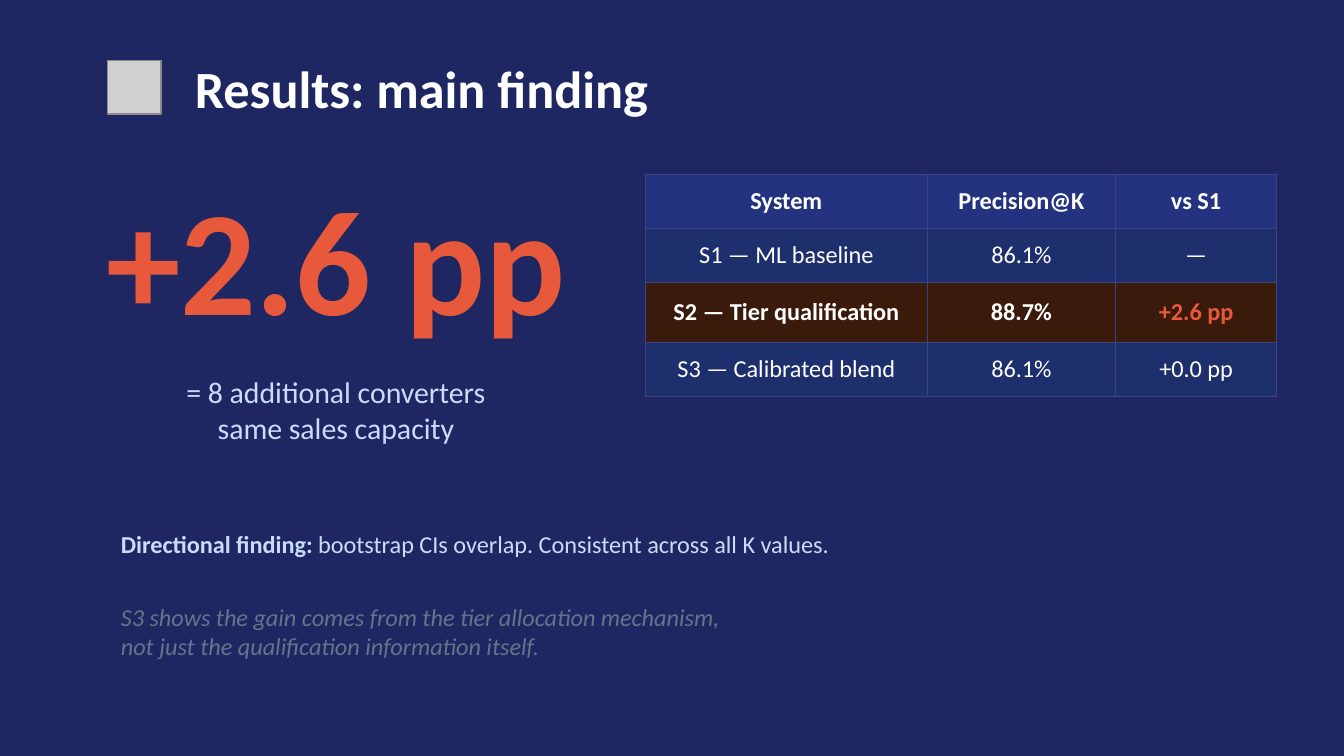
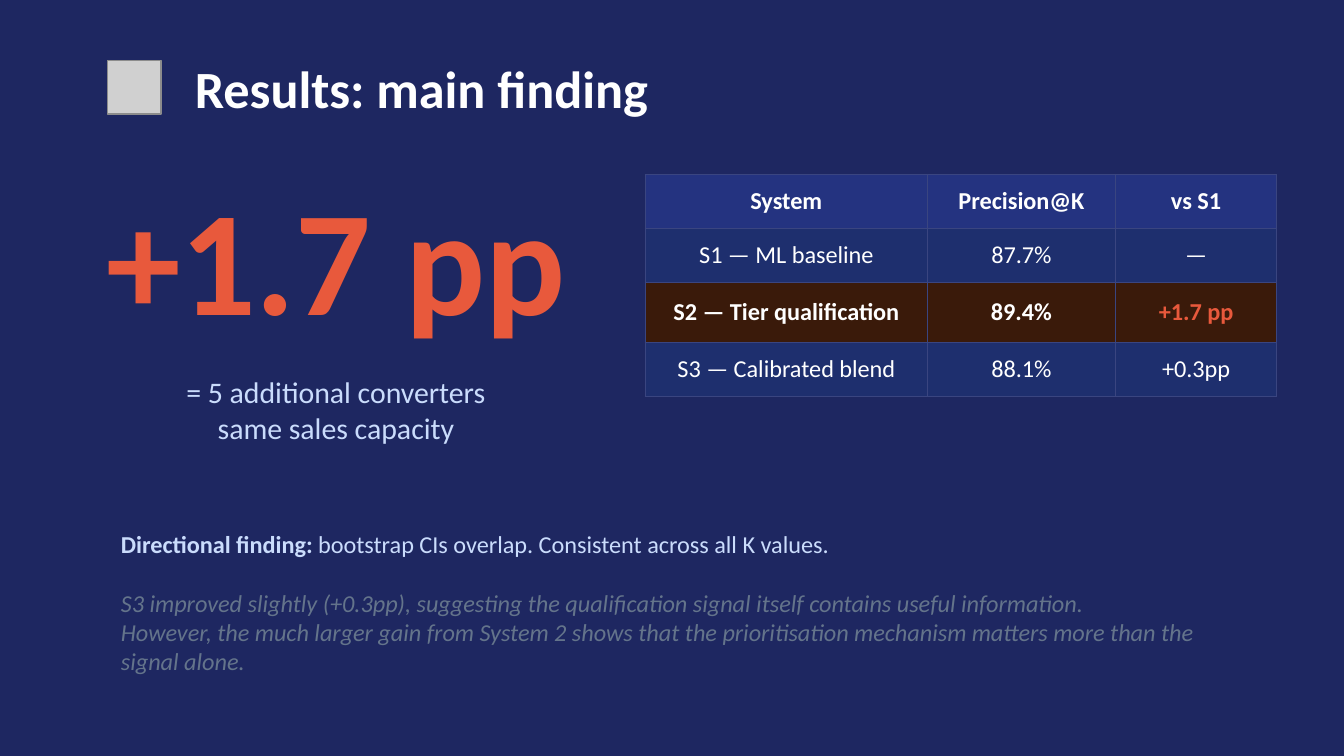
Before and after one commit to thomami244/Masters_Constrained_Lead_Qualification, a slide deck: slide 9 of dissertation_presentation_v2.pptx. Drawn at 1344x756 pixels with LibreOffice and Linux fonts; fonts in the diff are those of the drawing; grey boxes stand for pictures. Boxes give left, top, right and bottom in pixels: in the first picture for what was removed or moved away, otherwise in the second. Text is boxed around its words. In the diff, an @@ line names an element or a change of style, - is before the commit and + after.

```diff
--- a/dissertation_presentation_v2.pptx
+++ b/dissertation_presentation_v2.pptx
@@ table at bbox=[645, 175, 1277, 616] @@
-row 2, column 2: 86.1%
+row 2, column 2: 87.7%
-row 3, column 2: 88.7%
+row 3, column 2: 89.4%
-row 3, column 3: +2.6 pp
+row 3, column 3: +1.7 pp
-row 4, column 2: 86.1%
+row 4, column 2: 88.1%
-row 4, column 3: +0.0 pp
+row 4, column 3: +0.3pp
@@ text at bbox=[106, 218, 565, 339]: text changed @@
-+2.6 pp
++1.7 pp
@@ text at bbox=[208, 382, 485, 403]: text changed @@
-= 8 additional converters
+= 5 additional converters
@@ text at bbox=[121, 595, 1193, 674]: text changed @@
-S3 shows the gain comes from the tier allocation mechanism,
-not just the qualification information itself.
+S3 improved slightly (+0.3pp), suggesting the qualification signal itself contains useful information.
+However, the much larger gain from System 2 shows that the prioritisation mechanism matters more than the signal alone.
```
Also in this commit, not shown: 4 other slides changed.
